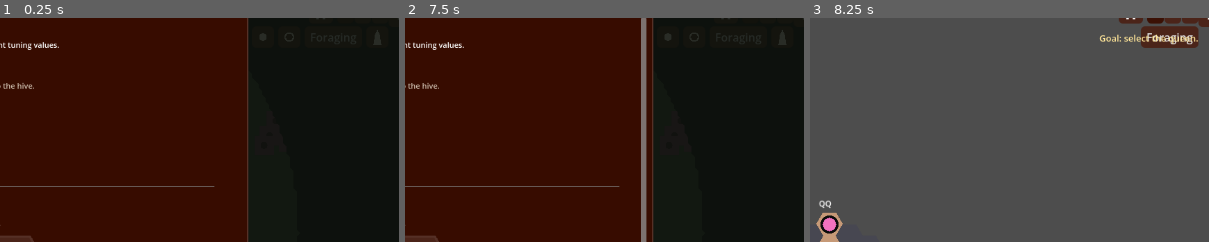
Above: before the commit, frames 1-3 (left to right).
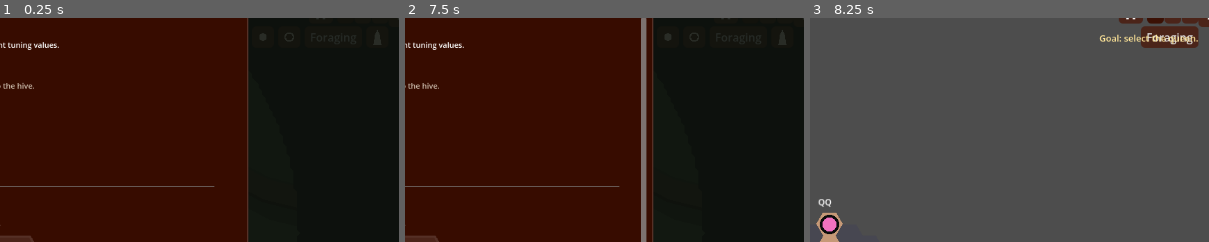
Above: after the commit, the same moments.

Repository: wonderburg7/meadow
Game: Godot game, scene res://scenes/Main.tscn
Same seed, same stepped clock (60 frames per second), same inputs: the game is played once before the commit and once after it.
Inputs (mouse positions are % of the whole screen's width and height, from its top left):
- Up to frame 1 (0.25 s): no input
- Up to frame 2 (7.5 s): click "❚❚" at 0.5 s; click "1" at 1.25 s; click "2" at 2 s; click "4" at 2.75 s; click (80, 8) at 3.52 s; click (84, 8) at 4.27 s; click "Foraging" at 5 s; click (95, 8) at 5.77 s; click "⚙" at 6.5 s; click (27, 29) at 7.27 s
- Up to frame 3 (8.25 s): click "Start" at 8 s
The pictures show only the part of the screen within x 48-97%, y 4-54%; the shares and areas given below are measured in that part.

The runs differ from the first frame. In frame 3, 0.2% of the frame differs, in the area x 2-8%, y 80-97%.

Commit message:
Widen the meadow and fix flower overspill past the grass
Dave wanted more spread between good and bad foraging patches, so
FLOWER_FIELD_HALF_SIZE grew to match the grass background and
flower_count went up (but by less, so density is lower). That
surfaced two placement bugs: the grass polygon's size/offset were
hardcoded and out of sync with the field, and microhabitat zones
(last session) could roll their centre right up to the field edge,
letting a zone's own radius push flowers off the grass. Both fixed.

Diff:
--- a/scripts/game_config.gd
+++ b/scripts/game_config.gd
@@ -6,7 +6,7 @@
 ## "Restart Run" respawns everything using whatever values are set here.
 
 # --- world ---
-var flower_count: float = 500.0         # the meadow is topped back up to this
+var flower_count: float = 800.0         # the meadow is topped back up to this
 ## Flowers age and die, and a replacement seeds elsewhere, so the meadow
 ## shifts around underneath the colony while staying roughly this full.
 var flower_lifespan_days: float = 6.0
--- a/scripts/main.gd
+++ b/scripts/main.gd
@@ -111,7 +111,11 @@
 ## Widened alongside the jump from 250 to 500 flowers (see
 ## GameConfig.flower_count) so the meadow spreads out rather than just
 ## getting denser -- roughly double the area, same rough density.
-const FLOWER_FIELD_HALF_SIZE := Vector2(1350.0, 990.0)
+## Widened again 23 Aug 2026 to match the grass background (4000x3000):
+## Dave wanted more variation between good and bad patches, so this went
+## up further than flower_count did -- area is ~2.24x, flower_count only
+## ~1.6x, so density is deliberately lower than before.
+const FLOWER_FIELD_HALF_SIZE := Vector2(2000.0, 1500.0)
 const FLOWER_MIN_DISTANCE := 90.0     # keep the ground by the hive clear
 const MAX_CLUSTERS_PER_SPECIES := 22
 ## A few large plateaus rather than many small mounds: raised ground is
--- a/scripts/world_building.gd
+++ b/scripts/world_building.gd
@@ -22,10 +22,19 @@
 var _view_rect: Rect2 = Rect2()
 var _view_frame: int = -1
 
+## Clusters can seed a flower up to this far outside the flower field
+## rectangle (their anchor is inside it, but the offset from anchor isn't
+## clamped) -- the widest species' cluster_radius is 140 (flower_species.gd),
+## rounded up with headroom so the grass never shows a flower spilling onto
+## grey ground.
+const GRASS_MARGIN := 200.0
+
 func _build_meadow() -> void:
 	var grass = Polygon2D.new()
-	grass.polygon = main.Shapes.square_points(Vector2(4000, 3000))
-	grass.position = Vector2(700, 325)
+	grass.polygon = main.Shapes.square_points(
+		(main.FLOWER_FIELD_HALF_SIZE + Vector2(GRASS_MARGIN, GRASS_MARGIN)) * 2.0
+	)
+	grass.position = main.HIVE_MARKER_POSITION
 	grass.color = main.MEADOW_COLOR
 	grass.z_index = -10
 	main.meadow_root.add_child(grass)
@@ -164,9 +173,10 @@
 		var zone_count := randi_range(1, 2)
 		var zones: Array = []
 		for i in range(zone_count):
+			var radius: float = randf_range(MICROHABITAT_ZONE_RADIUS.x, MICROHABITAT_ZONE_RADIUS.y)
 			zones.append({
-				"centre": _random_field_point(),
-				"radius": randf_range(MICROHABITAT_ZONE_RADIUS.x, MICROHABITAT_ZONE_RADIUS.y),
+				"centre": _random_zone_centre(radius),
+				"radius": radius,
 			})
 		main.microhabitat_zones[habitat] = zones
 
@@ -265,6 +275,17 @@
 			offset = Vector2.RIGHT
 		result = obstacle.position + offset.normalized() * edge
 	return result
+
+## Like `_random_field_point()`, but keeps the whole zone circle inside the
+## field rectangle rather than just its centre -- otherwise a zone rolled
+## near the field edge lets `_random_point_in_zone` place flowers past the
+## grass, up to `radius` (300-450px) outside the boundary.
+func _random_zone_centre(radius: float) -> Vector2:
+	var half: Vector2 = (main.FLOWER_FIELD_HALF_SIZE - Vector2(radius, radius)).max(Vector2.ZERO)
+	return main.hive.position + Vector2(
+		randf_range(-half.x, half.x),
+		randf_range(-half.y, half.y)
+	)
 
 func _random_field_point() -> Vector2:
 	var point: Vector2
Not shown, changed: NEXTSTEPS.md
